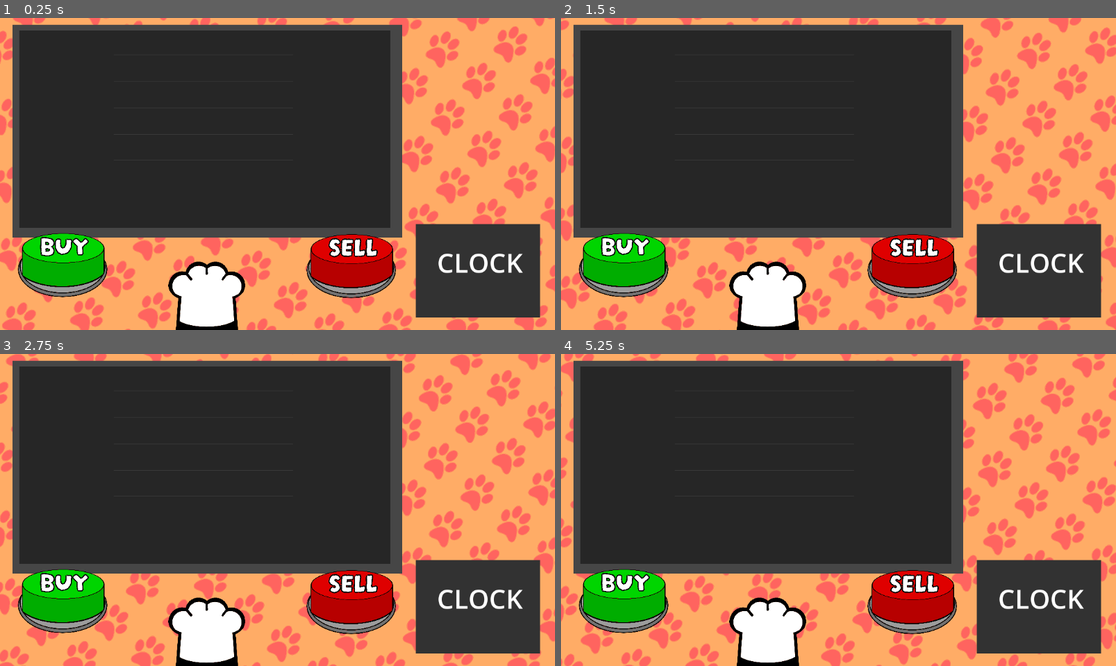
Above: before the commit, frames 1-4 (two rows, left to right).
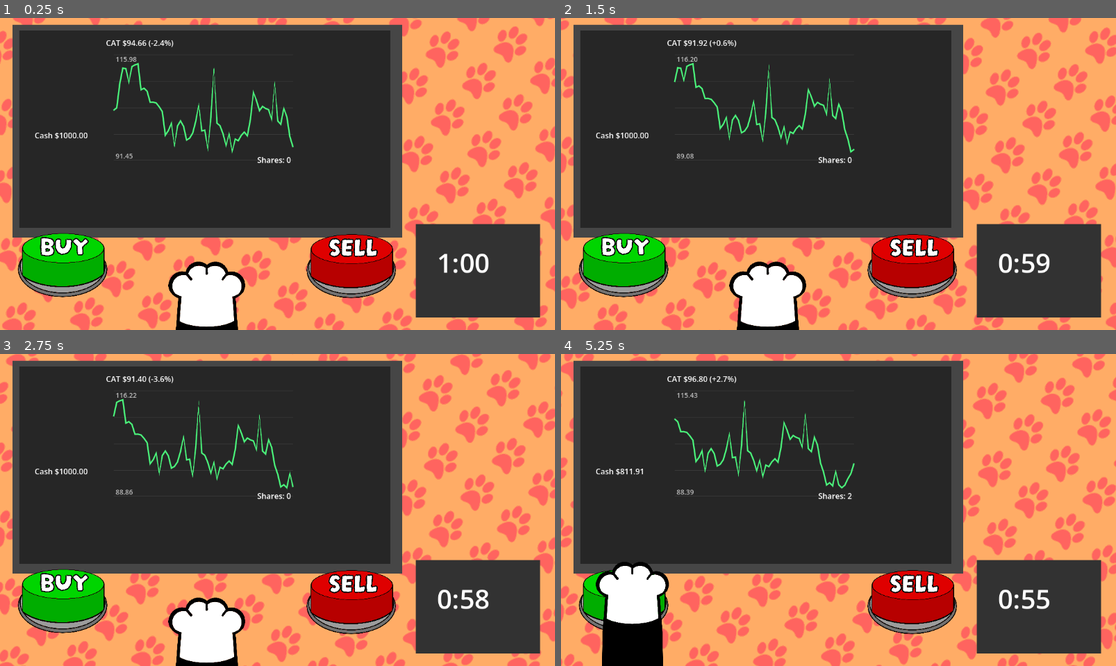
Above: after the commit, the same moments.

Repository: JamesSknr/purr-chase
Game: Godot game, scene res://scenes/test_scene.tscn
The game is run twice, just before and just after one commit, with the same random seed, the same clock (stepped at 60 frames per second) and the same inputs.
Inputs (mouse positions are in pixels of both pictures, inside the frame that each line leads up to):
- Up to frame 1 (0.25 s): no input
- Up to frame 2 (1.5 s): tap Enter at 0.5 s; move the mouse to (960, 158) at 0.52 s; hold D 0.53-1.25 s; click (960, 158) at 0.67 s; tap Space at 0.77 s; drag from (727, 189) to (810, 236) at 1.27 s
- Up to frame 3 (2.75 s): move the mouse to (333, 441) at 2.02 s; hold D from 2.03 s (still down)
- Up to frame 4 (5.25 s): release D at 2.75 s; drag from (810, 572) to (672, 463) at 2.77 s; move the mouse to (1005, 556) at 3.52 s; hold A 3.53-4.25 s; tap Space at 3.77 s; drag from (672, 463) to (755, 432) at 4.27 s; move the mouse to (866, 510) at 5.02 s; hold A from 5.03 s (still down); click (866, 510) at 5.17 s

The runs differ from the first frame. In frame 1, 1.6% of the frame differs, in the area x 6-95%, y 7-82%; in frame 2, 1.5%; in frame 3, 1.5%; in frame 4, 7.2%, in the area x 6-95%, y 7-100%.
Error before the commit: Parse Error: Could not parse global class "StockMarket" from "res://scripts/stock_market.gd". (res://scripts/level_logic.gd:30)

Commit message:
sexy skinner

Diff:
--- a/scripts/stock_market.gd
+++ b/scripts/stock_market.gd
@@ -171,122 +171,3 @@
 	s.injected_ticks_left = 0
 	s.pending_jump = 0.0
 	s.history = [price]
-
-class_name StockMarket
-extends RefCounted
-## Random-walk stock market for games (Godot 4).
-##
-## Each tick, every stock's price is multiplied by exp(log_return), where
-## log_return = drift + mean reversion + (beta * market shock) + own noise
-##              + news jump - 0.5 * sigma^2
-## Prices can never go negative. Pass a seed for a reproducible market.
-
-## Emitted whenever a news event hits a stock. Hook this up to your UI.
-signal news_posted(tick: int, symbol: String, headline: String)
-
-## One stock's settings, current price and price history.
-class Stock:
-	var symbol: String
-	var price: float
-	var drift: float            ## average return per tick
-	var volatility: float       ## base std-dev of per-tick return
-	var beta: float             ## sensitivity to the whole-market shock
-	var mean_reversion: float   ## 0 = pure random walk, higher = snaps back
-	var fair_value: float       ## price the stock is gently pulled toward
-	var vol_multiplier: float = 1.0  ## >1 right after news, decays back to 1
-	var history: Array[float] = []
-
-	func _init(
-			p_symbol: String,
-			p_price: float,
-			p_volatility: float = 0.012,
-			p_beta: float = 1.0,
-			p_mean_reversion: float = 0.01,
-			p_drift: float = 0.0003) -> void:
-		symbol = p_symbol
-		price = p_price
-		volatility = p_volatility
-		beta = p_beta
-		mean_reversion = p_mean_reversion
-		drift = p_drift
-		fair_value = p_price
-		history.append(p_price)
-
-	## % change since the previous tick.
-	func change_pct() -> float:
-		if history.size() < 2:
-			return 0.0
-		return (history[-1] / history[-2] - 1.0) * 100.0
-
-
-var stocks: Dictionary = {}          ## symbol (String) -> Stock
-var market_volatility: float = 0.006 ## std-dev of the shared market shock
-var event_chance: float = 0.01       ## per stock, per tick
-var vol_decay: float = 0.9           ## how fast news volatility fades
-var price_floor: float = 0.01
-var max_history: int = 2000          ## 0 = keep everything
-var tick_count: int = 0
-var news: Array = []                 ## each entry: [tick, symbol, headline]
-
-var _rng := RandomNumberGenerator.new()
-
-
-## Pass a seed >= 0 for a reproducible market, or leave as -1 for a random one.
-func _init(p_seed: int = -1) -> void:
-	if p_seed >= 0:
-		_rng.seed = p_seed
-	else:
-		_rng.randomize()
-
-
-func add_stock(stock: Stock) -> void:
-	stocks[stock.symbol] = stock
-
-
-func get_stock(symbol: String) -> Stock:
-	return stocks.get(symbol)
-
-
-## Advance the market by one tick. Returns { symbol: new_price }.
-func step() -> Dictionary:
-	tick_count += 1
-	var market_shock := _rng.randfn(0.0, market_volatility)
-	var prices := {}
-
-	for symbol in stocks:
-		var s: Stock = stocks[symbol]
-
-		# Volatility spike from earlier news fades back toward normal.
-		s.vol_multiplier = 1.0 + (s.vol_multiplier - 1.0) * vol_decay
-
-		# Occasional news event: instant jump + volatility spike.
-		var jump := 0.0
-		if _rng.randf() < event_chance:
-			jump = _rng.randfn(0.0, 0.06)
-			s.vol_multiplier += absf(jump) * 20.0
-			var mood := "surges" if jump > 0.0 else "tumbles"
-			var headline := "%s %s on breaking news" % [symbol, mood]
-			news.append([tick_count, symbol, headline])
-			news_posted.emit(tick_count, symbol, headline)
-
-		var sigma := s.volatility * s.vol_multiplier
-		var reversion := s.mean_reversion * log(s.fair_value / s.price)
-		var noise := _rng.randfn(0.0, sigma)
-
-		var log_return := (s.drift + reversion + s.beta * market_shock
-				+ noise + jump - 0.5 * sigma * sigma)
-
-		s.price = maxf(price_floor, s.price * exp(log_return))
-
-		s.history.append(s.price)
-		if max_history > 0 and s.history.size() > max_history:
-			s.history.pop_front()
-
-		prices[symbol] = s.price
-
-	return prices
-
-
-func run(ticks: int) -> void:
-	for i in ticks:
-		step()
Not shown: 1 places in scenes/test_scene.tscn that only renumber resources
Not shown, added: scenes/test_scene.tscn3292569701.tmp
Not shown, added: scenes/test_scene.tscn3600448212.tmp
Not shown, added: scenes/test_scene.tscn3609361262.tmp
Not shown, added: scenes/test_scene.tscn3640928211.tmp
Not shown, added: scenes/test_scene.tscn3650441005.tmp
Not shown, added: scenes/test_scene.tscn3655984193.tmp
